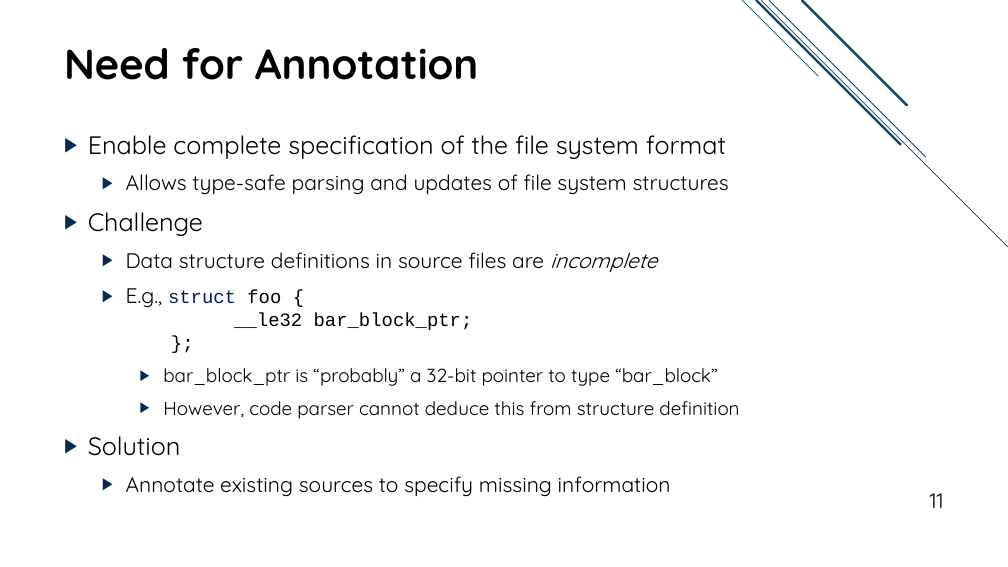
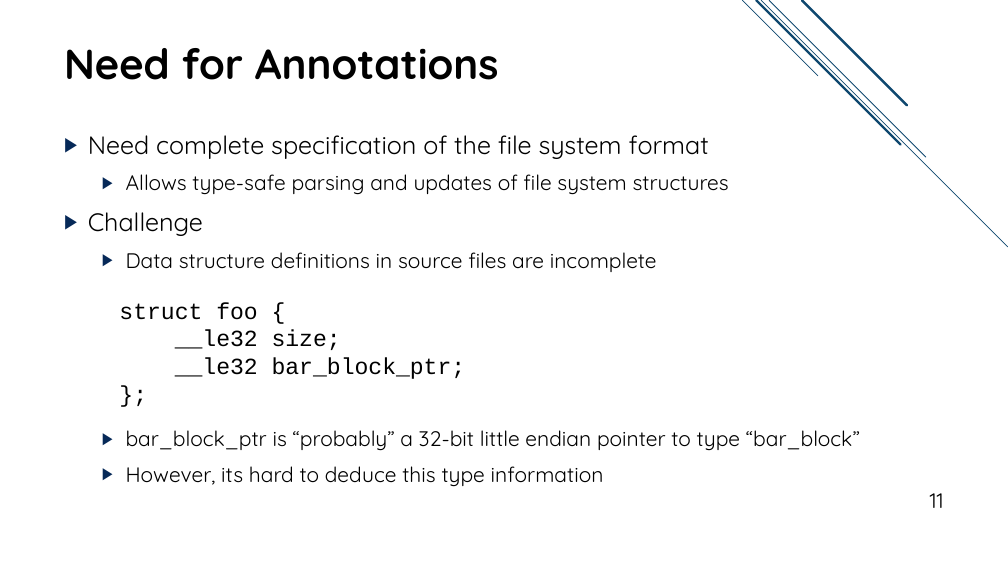
Before and after one commit to jacksun007/spiffy-paper, a slide deck: slide 11 of talk/spiffy_talk.pptx. Drawn at 1008x567 pixels with LibreOffice and Linux fonts; fonts in the diff are those of the drawing. Boxes give left, top, right and bottom in pixels: in the first picture for what was removed or moved away, otherwise in the second. Text is boxed around its words. In the diff, an @@ line names an element or a change of style, - is before the commit and + after.

```diff
--- a/talk/spiffy_talk.pptx
+++ b/talk/spiffy_talk.pptx
@@ title at bbox=[64, 48, 499, 80]: text changed @@
-Need for Annotation
+Need for Annotations
@@ text at bbox=[88, 135, 709, 159]: text changed @@
-▶ Enable complete specification of the file system format
+▶ Need complete specification of the file system format
@@ text at bbox=[126, 252, 657, 272]: italic off in "incomplete" @@
@@ text added at bbox=[119, 302, 466, 379], 22 pt, text #000000 @@
+  struct foo {
+  __le32 size;
+  __le32 bar_block_ptr;
+  };
@@ text at bbox=[126, 430, 860, 487]: text changed; size 18 to 20 pt @@
-  ▶ E.g., struct foo {
-    __le32 bar_block_ptr;
-    };
-    ▶ bar_block_ptr is “probably” a 32-bit pointer to type “bar_block”
-    ▶ However, code parser cannot deduce this from structure definition
-▶ Solution
-  ▶ Annotate existing sources to specify missing information
+  ▶ bar_block_ptr is “probably” a 32-bit little endian pointer to type “bar_block”
+  ▶ However, its hard to deduce this type information
```
Also in this commit, not shown: 21 other slides changed, 2 slides added.
